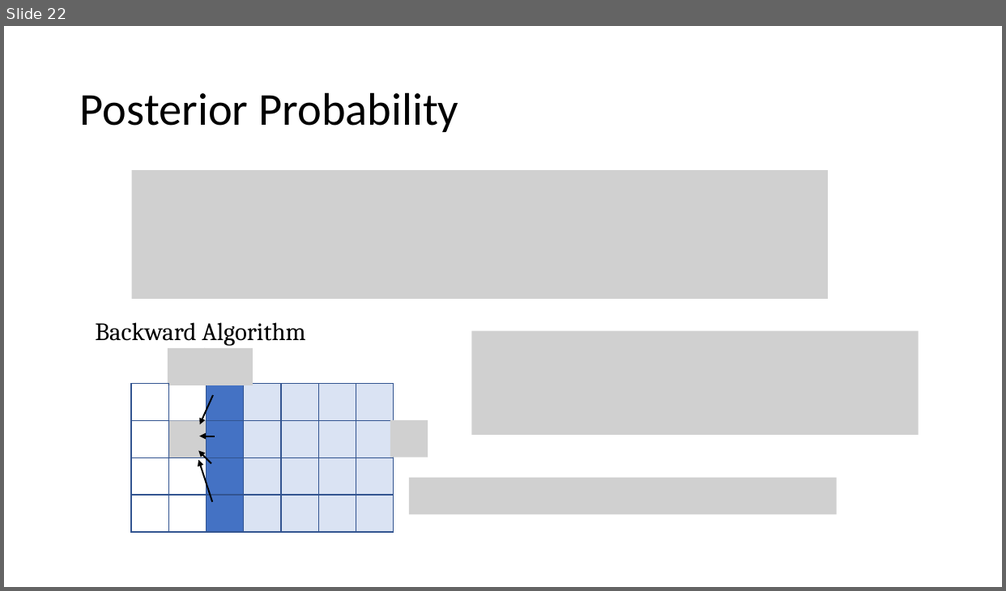
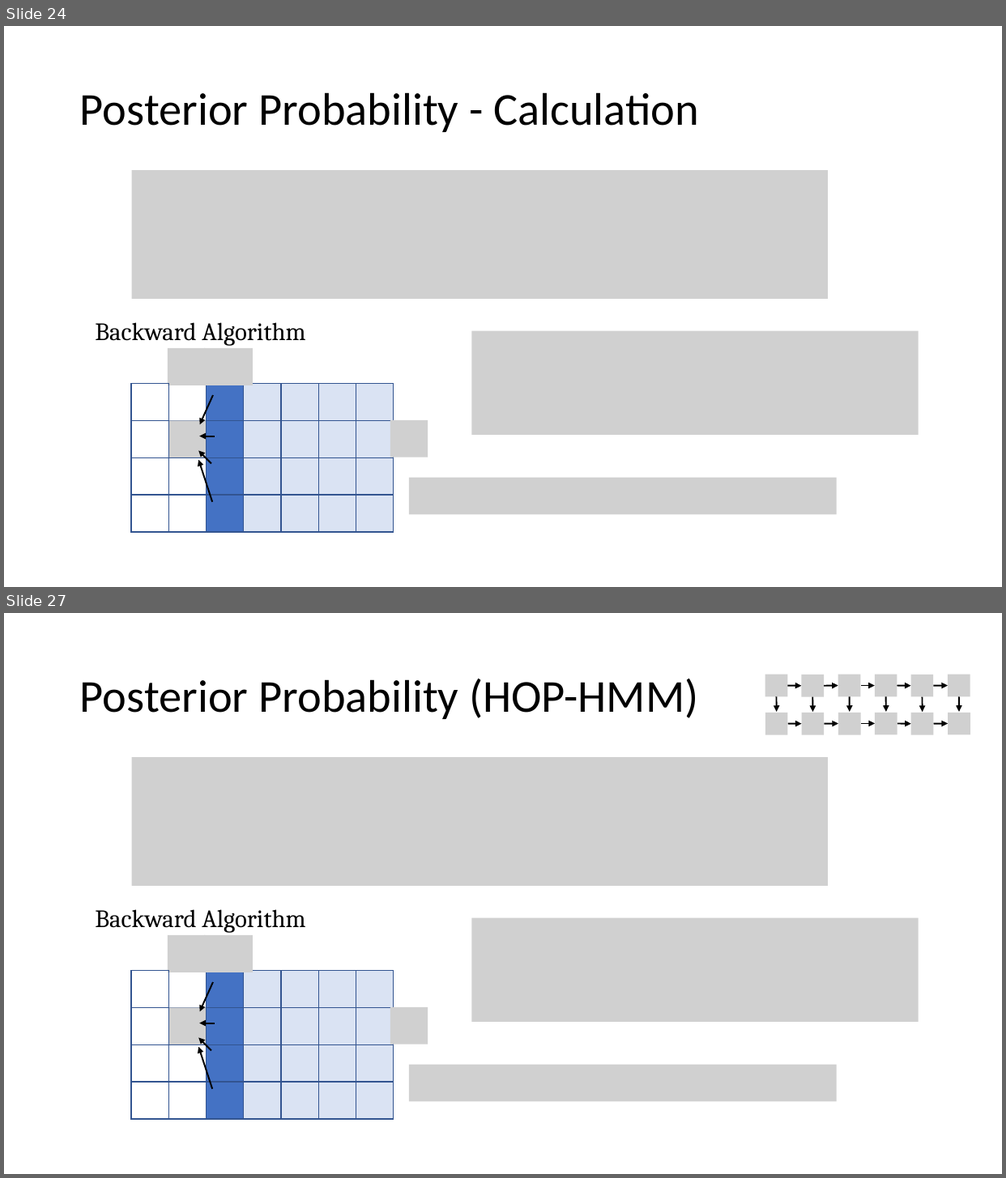
Before and after one commit to David-Taub/HOP-HMM, a slide deck: Help/ThesesPresentation2.pptx. Shown one above the other, each under a label of ours: slide 22 before the commit, slides 24 and 27 after it; the slides between them are not shown. The pictures are 1006x591 and 1006x1178 pixels, drawn with LibreOffice and Linux fonts; fonts in the diff are those of the drawing; grey boxes stand for pictures. Boxes give left, top, right and bottom in pixels: in the first picture for what was removed or moved away, otherwise in the second. Text is boxed around its words. In the diff, an @@ line names an element or a change of style, - is before the commit and + after.

```diff
--- a/Help/ThesesPresentation2.pptx
+++ b/Help/ThesesPresentation2.pptx
@@ slide 27 added at box(4, 613, 1002, 1174), background #FFFFFF @@
@@ title added at box(80, 679, 698, 719), 44 pt, text #000000 @@
+Posterior Probability (HOP-HMM)
@@ picture added at box(765, 675, 788, 697) @@
@@ picture added at box(801, 675, 824, 697) @@
@@ picture added at box(838, 675, 860, 697) @@
@@ picture added at box(875, 675, 897, 697) @@
@@ picture added at box(911, 675, 934, 697) @@
@@ picture added at box(948, 675, 970, 697) @@
@@ arrow added from (777, 697) to (777, 712), #000000 1.5 pt @@
@@ arrow added from (788, 686) to (801, 686), #000000 1.5 pt @@
@@ arrow added from (812, 697) to (813, 712), #000000 1.5 pt @@
@@ arrow added from (824, 686) to (838, 686), #000000 1.5 pt @@
@@ arrow added from (849, 697) to (850, 712), #000000 1.5 pt @@
@@ arrow added from (861, 686) to (875, 686), #000000 1.5 pt @@
@@ arrow added from (886, 697) to (886, 712), #000000 1.5 pt @@
@@ arrow added from (897, 686) to (911, 686), #000000 1.5 pt @@
@@ arrow added from (923, 697) to (923, 712), #000000 1.5 pt @@
@@ arrow added from (934, 686) to (948, 686), #000000 1.5 pt @@
@@ arrow added from (959, 697) to (959, 712), #000000 1.5 pt @@
@@ picture added at box(765, 713, 788, 735) @@
@@ arrow added from (788, 724) to (802, 724), #000000 1.5 pt @@
@@ picture added at box(802, 713, 825, 735) @@
@@ arrow added from (825, 724) to (839, 724), #000000 1.5 pt @@
@@ picture added at box(839, 713, 861, 735) @@
@@ arrow added from (861, 724) to (875, 724), #000000 1.5 pt @@
@@ picture added at box(875, 713, 897, 735) @@
@@ arrow added from (897, 724) to (911, 724), #000000 1.5 pt @@
@@ picture added at box(911, 713, 934, 735) @@
@@ arrow added from (934, 724) to (948, 724), #000000 1.5 pt @@
@@ picture added at box(948, 713, 970, 735) @@
@@ picture added at box(132, 757, 829, 886) @@
@@ picture added at box(472, 918, 918, 1023) @@
@@ group added at box(95, 909, 837, 1120): 27 rectangles, 5 pictures, 4 arrows, 1 text @@
+Backward Algorithm
@@ what was slide 22 is now slide 24 @@
@@ slide 24 changed as well @@
@@ title at box(80, 92, 699, 132): text changed @@
-Posterior Probability
+Posterior Probability - Calculation
```
Also in this commit, not shown: 10 other slides changed, 3 other slides added, 3 other files.
